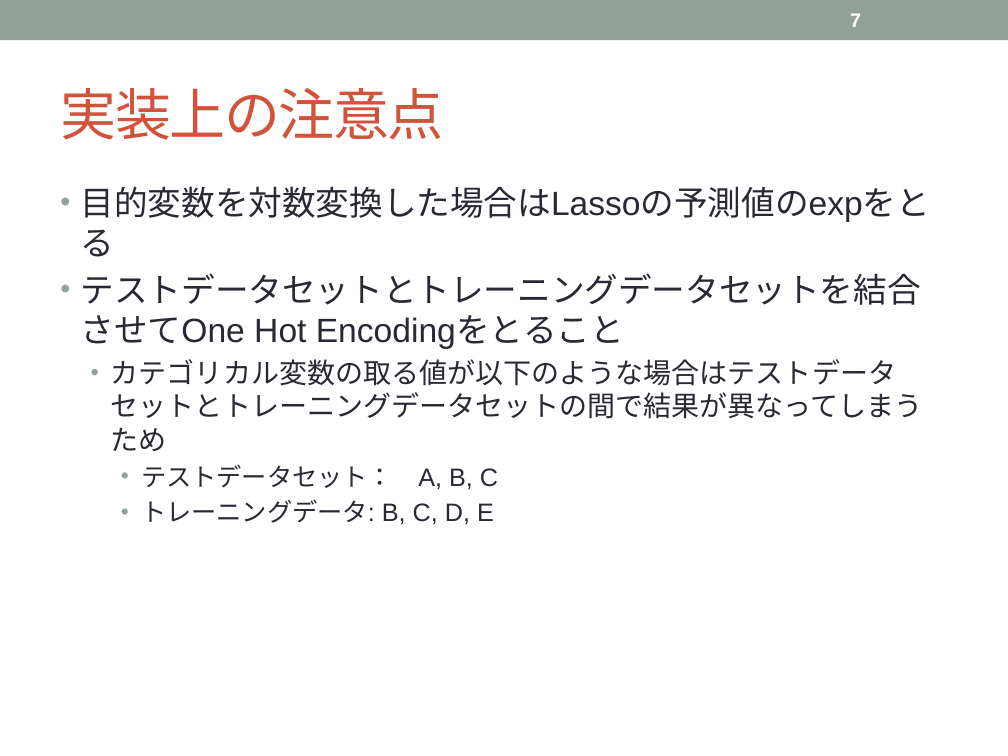
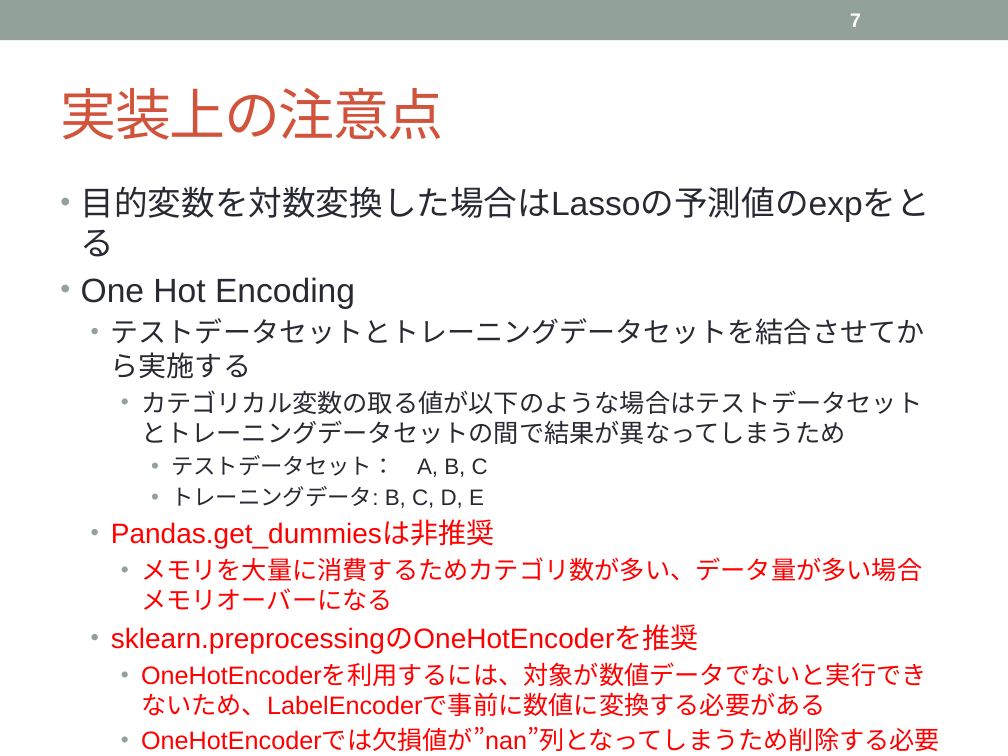
Before and after one commit to tsuchiyatoshio/team, a slide deck: slide 7 of misoka/2.3.Lasso/2.3.Lasso.pptx. Drawn at 1008x756 pixels with LibreOffice and Linux fonts; fonts in the diff are those of the drawing. Boxes give left, top, right and bottom in pixels: in the first picture for what was removed or moved away, otherwise in the second. Text is boxed around its words. In the diff, an @@ line names an element or a change of style, - is before the commit and + after.

```diff
--- a/misoka/2.3.Lasso/2.3.Lasso.pptx
+++ b/misoka/2.3.Lasso/2.3.Lasso.pptx
@@ text at [81,277,924,379]: text changed; size 24 to 20 pt @@
-• テストデータセットとトレーニングデータセットを結合させてOne Hot Encodingをとること
+• One Hot Encoding
+  • テストデータセットとトレーニングデータセットを結合させてから実施する
@@ text at [141,390,922,508]: size 20 to 18 pt in "カテゴリカル変数の取る値が以下のような場合はテストデータセットとトレーニングデータセットの間で結果が異なってしまうため"; size 18 to 16 pt in "テストデータセット： A, B, C", "トレーニングデータ: B, C, D, E"; list level 2 to 3 in "カテゴリカル変数の取る値が以下のような場合はテストデータセットとトレーニングデータセットの間で結果が異なってしまうため"; list level 3 to 4 in "テストデータセット： A, B, C"; list level 3 to 4 in "トレーニングデータ: B, C, D, E" @@
@@ text at [111,521,927,716]: paragraphs added @@
+  • Pandas.get_dummiesは非推奨
+    • メモリを大量に消費するためカテゴリ数が多い、データ量が多い場合メモリオーバーになる
+  • sklearn.preprocessingのOneHotEncoderを推奨
+    • OneHotEncoderを利用するには、対象が数値データでないと実行できないため、LabelEncoderで事前に数値に変換する必要がある
+    • OneHotEncoderでは欠損値が”nan”列となってしまうため削除する必要あり
```
Also in this commit, not shown: 3 other slides changed, 1 slide added.
